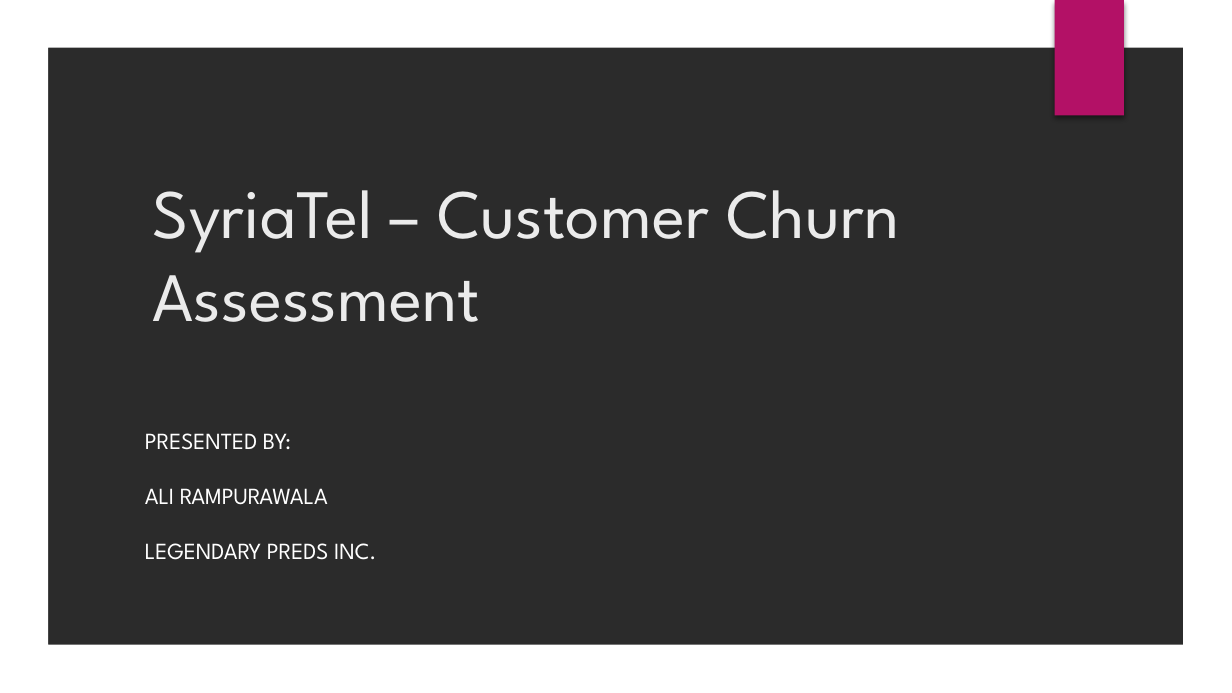
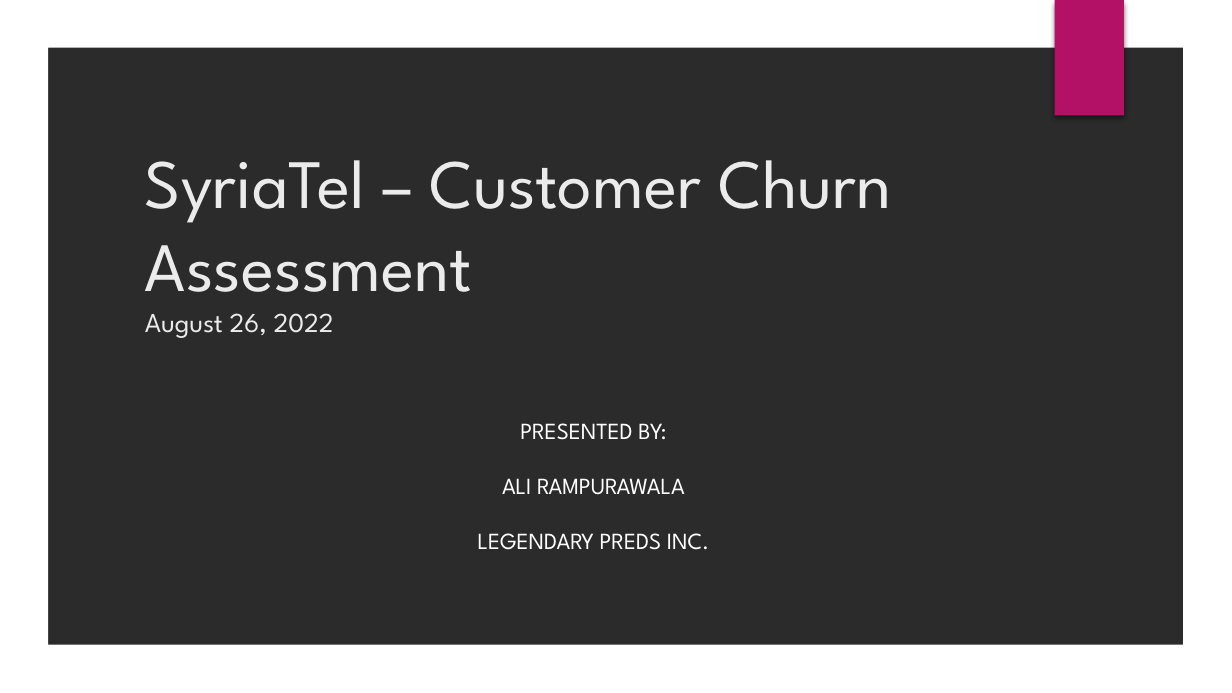
Before and after one commit to AliRampur/Phase-3-Project, a slide deck: slide 1 of Phase 3 Presentation.pptx. Drawn at 1232x693 pixels with LibreOffice and Linux fonts; fonts in the diff are those of the drawing; background and template pictures are left out; a plain dark background stands for a picture behind light text. Boxes give left, top, right and bottom in pixels: in the first picture for what was removed or moved away, otherwise in the second. Text is boxed around its words. In the diff, an @@ line names an element or a change of style, - is before the commit and + after.

```diff
--- a/Phase 3 Presentation.pptx
+++ b/Phase 3 Presentation.pptx
@@ title at (145, 160, 891, 338): text changed @@
-SyriaTel – Customer Churn Assessment
+SyriaTel – Customer Churn Assessment
+August 26, 2022
@@ subtitle "PRESENTED BY:": place and size @@
-subtitle "PRESENTED BY:" at (145, 433, 376, 560)
+subtitle "PRESENTED BY:" at (478, 423, 709, 550)
@@ subtitle "PRESENTED BY:" at (478, 423, 709, 550): alignment left to centre @@
```
Also in this commit, not shown: 4 other slides changed, 2 other files.
